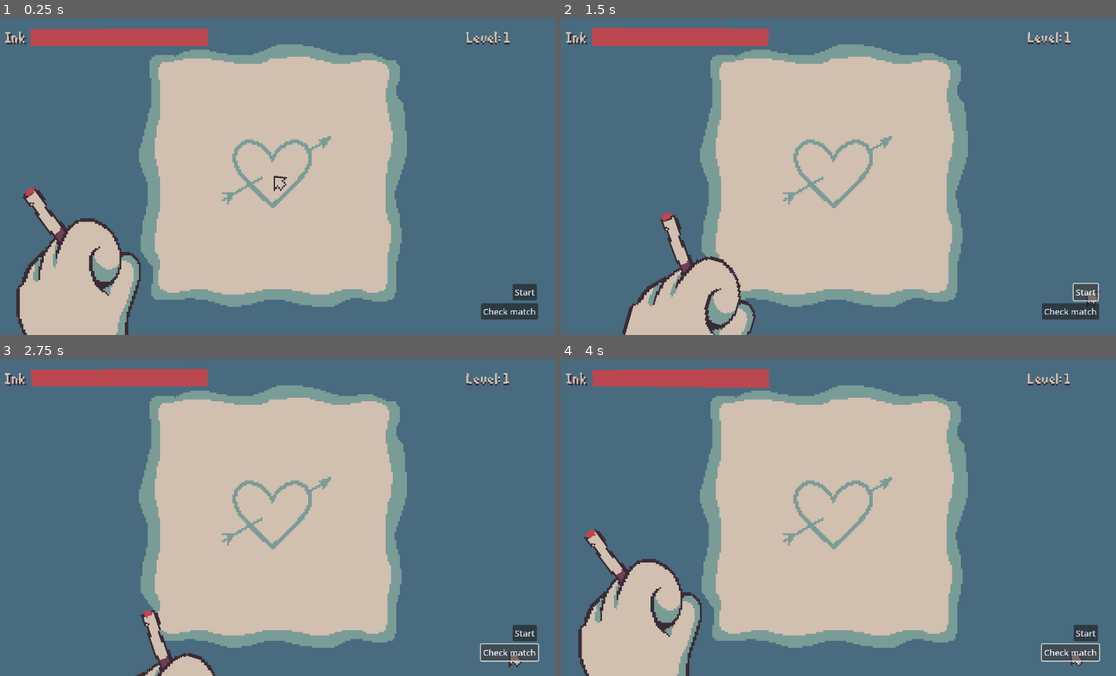
Above: before the commit, frames 1-4 (two rows, left to right).
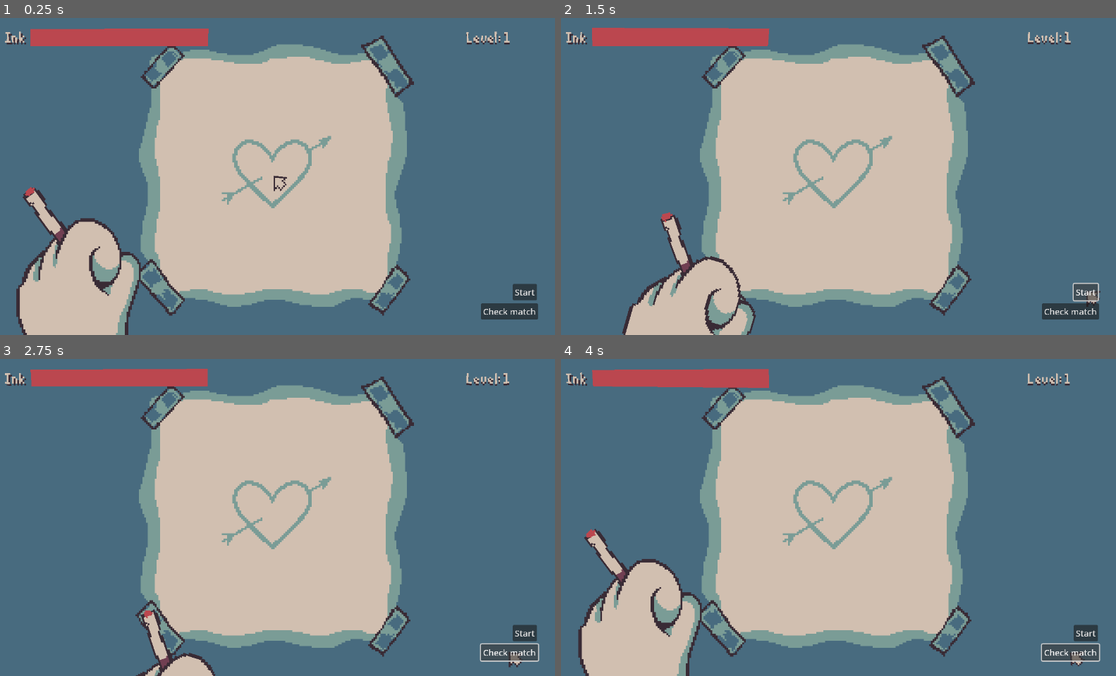
Above: after the commit, the same moments.

Repository: void22790/drunkink_ld58
Game: Godot game, scene res://scenes/root/main.tscn
The game is run twice, just before and just after one commit, with the same random seed, the same clock (stepped at 60 frames per second) and the same inputs.
Inputs:
- Up to frame 1 (0.25 s): no input
- Up to frame 2 (1.5 s): click "Start" at 0.5 s; click "Start" at 1.25 s
- Up to frame 3 (2.75 s): click "Check match" at 2 s
- Up to frame 4 (4 s): click "Check match" at 2.75 s; click "Check match" at 3.5 s

The runs differ from the first frame. In frame 1, 1.8% of the frame differs, in the area x 25-75%, y 5-94%; in frame 2, 1.4%; in frame 3, 1.7%; in frame 4, 1.8%.

Commit message:
Added patches

Diff:
--- a/scenes/root/main.tscn
+++ b/scenes/root/main.tscn
@@ -1,19 +1,20 @@
-[gd_scene load_steps=33 format=3 uid="uid://bmkni1ppjyc11"]
+[gd_scene load_steps=34 format=3 uid="uid://bmkni1ppjyc11"]
 
 [ext_resource type="Script" uid="uid://by3se8e4n1jkn" path="res://scripts/root/main.gd" id="1_jc805"]
 [ext_resource type="Texture2D" uid="uid://1xe1t3516tp7" path="res://graphics/func/frame.png" id="2_20h35"]
 [ext_resource type="Script" uid="uid://crxbind0p66w1" path="res://scripts/root/drawing_canvas.gd" id="2_cgoxl"]
+[ext_resource type="Texture2D" uid="uid://c0jxl5t06b8r5" path="res://graphics/func/patches.png" id="3_ge0vh"]
 [ext_resource type="TileSet" uid="uid://cyoh6otgt64or" path="res://graphics/func/tilesets/drawing_tileset.tres" id="3_qo04j"]
-[ext_resource type="Script" uid="uid://bos2uy5ik4g7v" path="res://scripts/root/timer_hand.gd" id="4_8vuw5"]
+[ext_resource type="Script" path="res://scripts/root/timer_hand.gd" id="4_8vuw5"]
 [ext_resource type="Shader" uid="uid://nyhumgmh88xf" path="res://shaders/jitter.gdshader" id="4_d8tfi"]
 [ext_resource type="Script" uid="uid://qhich4gh7uli" path="res://scripts/root/drawing_hand.gd" id="4_t8wu2"]
-[ext_resource type="Shader" uid="uid://u85geo1t1cw7" path="res://shaders/cut.gdshader" id="5_2dnuo"]
+[ext_resource type="Shader" path="res://shaders/cut.gdshader" id="5_2dnuo"]
 [ext_resource type="Texture2D" uid="uid://ci4h8cneyd5s6" path="res://graphics/func/cigarette1.png" id="5_5n5hw"]
 [ext_resource type="Texture2D" uid="uid://ddd82v7hakrqu" path="res://graphics/func/left_hand.png" id="5_6p0i4"]
 [ext_resource type="Texture2D" uid="uid://3t1dcl8hm2sm" path="res://graphics/func/hand_drawing.png" id="5_d8tfi"]
 [ext_resource type="Texture2D" uid="uid://b78jn7bkfxgbl" path="res://graphics/func/cigarette2.png" id="7_2dnuo"]
 [ext_resource type="Script" uid="uid://cbqpqilsv7kmc" path="res://scripts/root/mouse_cursor.gd" id="7_5gd1g"]
-[ext_resource type="Script" uid="uid://d14rb1mgoniw4" path="res://scripts/root/ink_bar.gd" id="7_7wtdl"]
+[ext_resource type="Script" path="res://scripts/root/ink_bar.gd" id="7_7wtdl"]
 [ext_resource type="Texture2D" uid="uid://cxikfnmfjy5ga" path="res://graphics/func/gui_frame.png" id="7_aqeut"]
 [ext_resource type="Texture2D" uid="uid://b1yhh8k4yt7lu" path="res://graphics/func/cursor_normal.png" id="8_aqeut"]
 [ext_resource type="FontFile" uid="uid://dmiua4vyuiu88" path="res://graphics/fonts/cc.yal.6w3.ttf" id="8_gsrg7"]
@@ -139,6 +140,11 @@
 tile_set = ExtResource("3_qo04j")
 collision_enabled = false
 
+[node name="Patches" type="Sprite2D" parent="."]
+position = Vector2(82, 10)
+texture = ExtResource("3_ge0vh")
+centered = false
+
 [node name="Cig Hand" type="Node2D" parent="."]
 position = Vector2(-144, 14)
 rotation = -0.62831855
Binary file added: graphics/func/patches.png
Not shown, added: graphics/func/patches.png.import
